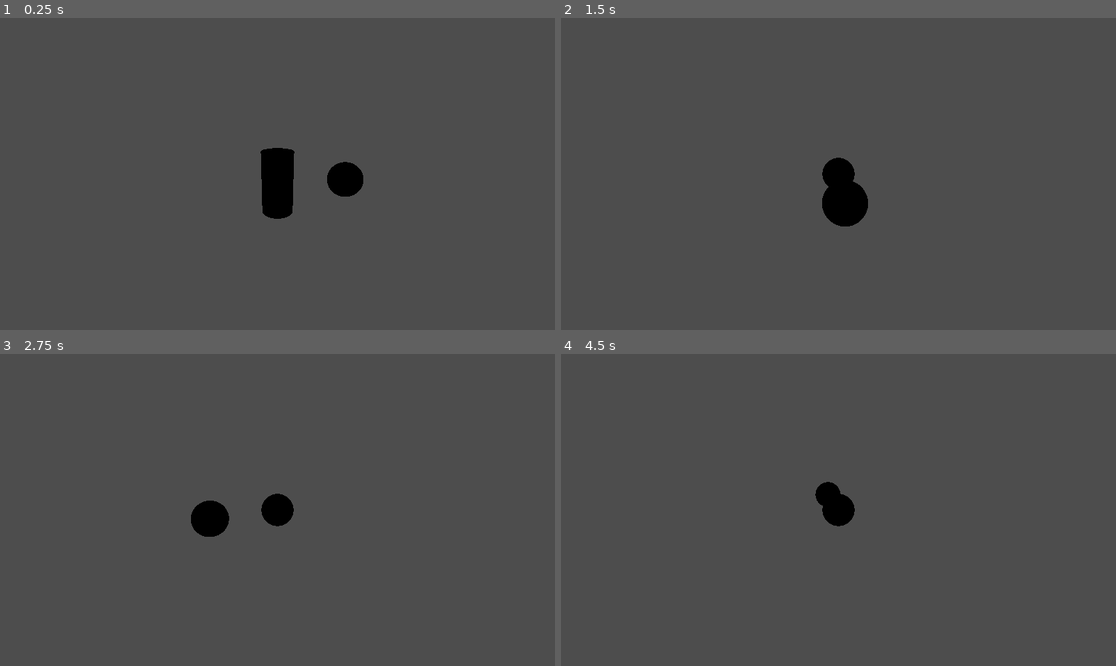
Above: before the commit, frames 1-4 (two rows, left to right).
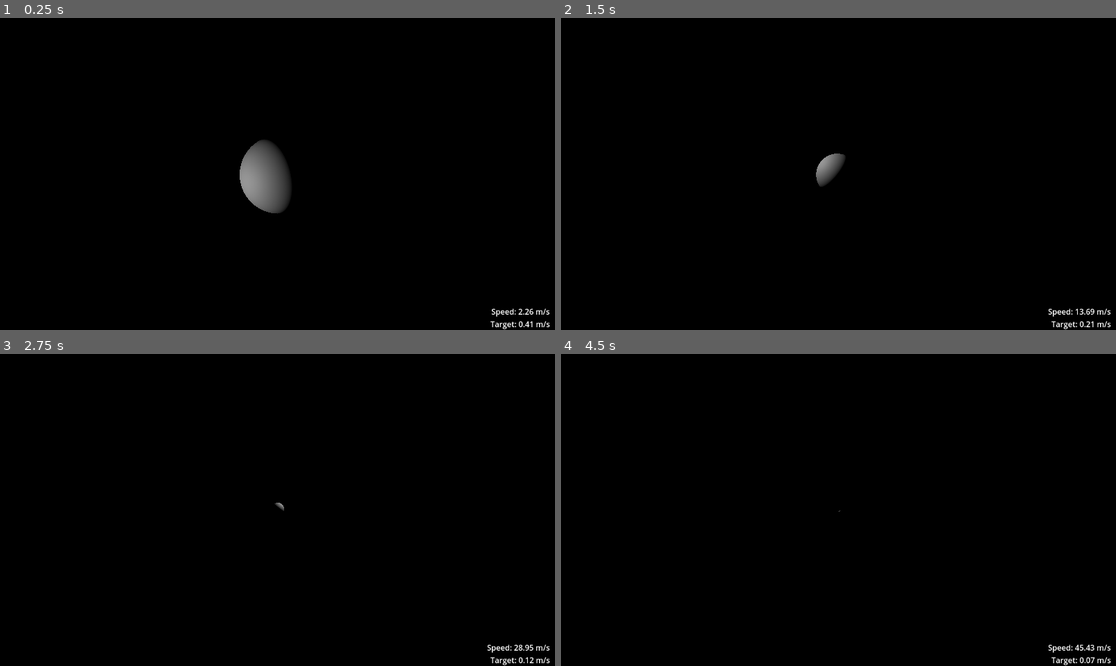
Above: after the commit, the same moments.

Repository: for-vibe/gravitsapa
Game: Godot game, scene res://Main.tscn
Same seed, same stepped clock (60 frames per second), same inputs: the game is played once before the commit and once after it.
Inputs:
- Up to frame 1 (0.25 s): no input
- Up to frame 2 (1.5 s): tap Enter (ui_accept) at 0.5, 1.35 s; hold Right (ui_right) 0.53-1.28 s; hold Enter (ui_accept) 0.53-1.28 s; hold Left (ui_left) from 1.28 s (still down)
- Up to frame 3 (2.75 s): tap Enter (ui_accept) at 1.52, 1.82 s; release Left (ui_left) at 2.03 s; hold Right (ui_right) from 2.03 s (still down); hold Enter (ui_accept) from 2.03 s (still down)
- Up to frame 4 (4.5 s): release Enter (ui_accept) at 2.78 s; tap Enter (ui_accept) at 2.85, 3.02, 3.32, 4.35 s; release Right (ui_right) at 3.53 s; hold Enter (ui_accept) 3.53-4.28 s; hold Left (ui_left) from 3.53 s (still down)

The runs differ from the first frame. In frame 1, 99% of the frame differs, in the area x 0-100%, y 0-100%; in frame 2, 99%; in frame 3, 99%; in frame 4, 99%.
Error before the commit: Parse Error: Function "add_central_force()" not found in base self. Did you mean to use "apply_central_force()"? (res://Rocket.gd:45)

Commit message:
Add camera functionality and improve rocket physics
- Implement Camera.gd to handle camera positioning and safety checks.
- Refactor Main.gd to simplify scene initialization and remove unnecessary camera logic.
- Enhance Rocket.gd with improved initialization, orbital velocity calculations, and speed display.
- Update project configuration and icon import settings.

Diff:
--- /dev/null
+++ b/Camera.gd
@@ -0,0 +1,41 @@
+extends Camera3D
+
+@onready var rocket = get_parent()
+@onready var planet = get_node("../../OrbitSphere")
+
+func _ready():
+	print("Camera script initialized")
+	# Add safety checks
+	if not rocket:
+		push_error("Camera: Rocket not found!")
+		return
+	if not planet:
+		print("Camera: Planet not found at '../../OrbitSphere', trying alternative paths...")
+		planet = get_node("/root/World/OrbitSphere")
+		if not planet:
+			planet = get_node("../OrbitSphere")
+			if not planet:
+				push_error("Camera: Planet not found! Camera will not work properly.")
+				return
+		else:
+			print("Camera: Planet found at /root/World/OrbitSphere")
+	else:
+		print("Camera: Planet found successfully at '../../OrbitSphere'")
+
+func _process(delta):
+	if not rocket or not planet:
+		return
+
+	if planet and is_instance_valid(planet) and rocket and is_instance_valid(rocket):
+		# Look at the center of the planet
+		look_at(planet.global_transform.origin, Vector3.UP)
+
+		# Optional: Adjust camera distance based on rocket speed
+		var speed = rocket.linear_velocity.length()
+		var base_distance = 5.0
+		var speed_factor = clamp(speed / 10.0, 0.5, 2.0)  # Adjust based on speed
+		var target_distance = base_distance * speed_factor
+
+		# Smooth camera positioning
+		var target_position = Vector3(0, 2, target_distance)
+		global_transform.origin = global_transform.origin.lerp(rocket.global_transform.origin + target_position, delta * 2.0)
--- a/Main.gd
+++ b/Main.gd
@@ -1,16 +1,8 @@
 extends Node3D
 
-@onready var orbit_sphere: Node3D = $OrbitSphere
-@export var radius: float = 2.0
-var angle := 0.0
+# Main script - simplified to avoid conflicts with rocket physics
 
 func _ready():
-    var camera := $Camera3D
-    camera.transform.origin = Vector3(0, 2, 6)
-    camera.look_at(Vector3.ZERO, Vector3.UP)
-
-func _process(delta):
-    angle += delta
-    var x = radius * cos(angle)
-    var z = radius * sin(angle)
-    orbit_sphere.position = Vector3(x, 0, z)
+	print("Main scene initialized")
+	# Camera is now handled by Camera.gd script attached to the camera itself
+	# OrbitSphere position is now static for gravity calculations
--- a/Main.tscn
+++ b/Main.tscn
@@ -1,30 +1,72 @@
-[gd_scene format=3]
+[gd_scene load_steps=7 format=3 uid="uid://dv5qq14p68rdc"]
 
-[ext_resource path="res://Main.gd" type="Script" id=1]
-[ext_resource path="res://Rocket.gd" type="Script" id=2]
+[ext_resource type="Script" path="res://Main.gd" id="1"]
+[ext_resource type="Script" path="res://Rocket.gd" id="2"]
+[ext_resource type="Script" path="res://Camera.gd" id="3"]
 
-[sub_resource type="SphereMesh" id=1]
+[sub_resource type="SphereMesh" id="2"]
+radius = 1.0
+height = 2.0
 
-[sub_resource type="SphereMesh" id=2]
+[sub_resource type="SphereMesh" id="1"]
+radius = 1.0
+height = 2.0
 
-[sub_resource type="CylinderMesh" id=3]
+[sub_resource type="CylinderMesh" id="3"]
+top_radius = 0.5
+bottom_radius = 0.5
+height = 2.0
+
+[sub_resource type="StandardMaterial3D" id="4"]
+albedo_color = Color(1, 0, 0, 1)
+
+[sub_resource type="CapsuleMesh" id="5"]
+material = SubResource("4")
+height = 2.0
+radius = 0.2
+
+[sub_resource type="Environment" id="6"]
+background_mode = 1
+background_color = Color(0, 0, 0, 1)
 
 [node name="World" type="Node3D"]
-script = ExtResource(1)
+script = ExtResource("1")
 
-[node name="CenterSphere" type="MeshInstance3D" parent="."]
-mesh = SubResource(2)
+[node name="WorldEnvironment" type="WorldEnvironment" parent="."]
+environment = SubResource("6")
+
+[node name="CenterLight" type="OmniLight3D" parent="."]
+light_color = Color(1, 1, 1, 1)
+light_energy = 2.0
+omni_range = 20.0
 
 [node name="OrbitSphere" type="MeshInstance3D" parent="."]
-mesh = SubResource(1)
-
-[node name="Camera3D" type="Camera3D" parent="."]
-transform = Transform3D(1, 0, 0, 0, 1, 0, 0, 0, 1, 0, 2, 6)
+transform = Transform3D(1, 0, 0, 0, 1, 0, 0, 0, 1, 3, 0, 0)
+mesh = SubResource("1")
 
 [node name="Rocket" type="RigidBody3D" parent="."]
-script = ExtResource(2)
-start_body = NodePath("OrbitSphere")
-target_body = NodePath("CenterSphere")
+script = ExtResource("2")
+start_body = NodePath("../OrbitSphere")
+target_body = NodePath("../OrbitSphere")
 
 [node name="Mesh" type="MeshInstance3D" parent="Rocket"]
-mesh = SubResource(3)
+mesh = SubResource("5")
+
+[node name="Camera3D" type="Camera3D" parent="Rocket"]
+transform = Transform3D(-1, 0, -8.74228e-08, 0, 1, 0, 8.74228e-08, 0, -1, 0, 2, 5)
+script = ExtResource("3")
+
+[node name="CanvasLayer" type="CanvasLayer" parent="."]
+
+[node name="SpeedLabel" type="Label" parent="CanvasLayer"]
+anchors_preset = 1
+anchor_left = 1.0
+anchor_top = 1.0
+anchor_right = 1.0
+anchor_bottom = 1.0
+offset_left = -200.0
+offset_top = -50.0
+offset_right = -10.0
+offset_bottom = -10.0
+text = "Speed: 0.00 m/s"
+horizontal_alignment = 2
--- a/Rocket.gd
+++ b/Rocket.gd
@@ -2,63 +2,145 @@
 
 # Rocket controlled by player and influenced by gravity of two bodies.
 
-const G = 1.0
+const G = 0.1  # Reduced for game units
 
 @export var start_body: Node3D
 @export var target_body: Node3D
 @export var mass_start: float = 1.0
-@export var mass_target: float = 10.0
+@export var mass_target: float = 5.0
 @export var target_radius: float = 1.0
 
 @export var thrust_force: float = 20.0
 @export var thrust_consumption: float = 1.0
 @export var rocket_mass: float = 1.0
 @export var fuel_max: float = 5.0
-@export var start_offset: Vector3 = Vector3(0, 0, 1.2)
+@export var start_offset: Vector3 = Vector3(0, 0, 1.5)
+
+@onready var speed_label: Label = get_node("../CanvasLayer/SpeedLabel")
 
 var fuel: float
 
 func _ready():
-    fuel = fuel_max
-    self.mass = rocket_mass
-    if start_body:
-        global_transform.origin = start_body.global_transform.origin + start_offset
-    if target_body:
-        look_at(target_body.global_transform.origin, Vector3.UP)
+	fuel = fuel_max
+	self.mass = rocket_mass
+
+	# Check if speed_label exists with fallback
+	if not speed_label:
+		print("SpeedLabel not found at '../CanvasLayer/SpeedLabel', trying alternative paths...")
+		speed_label = get_node("/root/World/CanvasLayer/SpeedLabel")
+		if not speed_label:
+			speed_label = get_node("../../../CanvasLayer/SpeedLabel")
+			if not speed_label:
+				push_error("SpeedLabel not found! Speed display will not work.")
+				speed_label = null
+			else:
+				print("SpeedLabel found at alternative path")
+		else:
+			print("SpeedLabel found at /root/World/CanvasLayer/SpeedLabel")
+	else:
+		print("SpeedLabel found successfully at '../CanvasLayer/SpeedLabel'")
+
+	print("Start body: ", start_body)
+	print("Target body: ", target_body)
+
+	if start_body and is_instance_valid(start_body):
+		var start_pos = start_body.global_transform.origin + start_offset
+		global_transform.origin = start_pos
+		print("Rocket positioned at: ", global_transform.origin, " (planet at: ", start_body.global_transform.origin, ")")
+	else:
+		print("ERROR: start_body not valid - rocket stays at origin")
+		print("Available nodes from rocket:")
+		for child in get_parent().get_children():
+			print("  - ", child.name)
+
+	if target_body and is_instance_valid(target_body):
+		look_at(target_body.global_transform.origin, Vector3.UP)
+		print("Target body found: ", target_body.name, " at ", target_body.global_transform.origin)
+	else:
+		print("ERROR: target_body not valid")
+
+	# Add initial orbital velocity
+	if target_body and is_instance_valid(target_body):
+		var direction_to_planet = (target_body.global_transform.origin - global_transform.origin).normalized()
+		var distance_to_planet = (target_body.global_transform.origin - global_transform.origin).length()
+
+		print("Distance to planet: ", distance_to_planet)
+
+		# Calculate first cosmic velocity: v = sqrt(G * M / R)
+		var orbital_speed = sqrt(G * mass_target / distance_to_planet)
+
+		# Reduce initial speed to prevent flying away
+		orbital_speed *= 0.8  # 80% of perfect orbital speed
+
+		var orbital_velocity = direction_to_planet.cross(Vector3.UP).normalized() * orbital_speed
+		linear_velocity = orbital_velocity
+		print("Initial orbital velocity set: ", orbital_speed, " m/s (", orbital_speed * 1.25, " m/s for perfect orbit)")
+	else:
+		print("ERROR: Cannot set orbital velocity - target_body not valid")
 
 func compute_gravity(p: Vector3, center: Vector3, mass_val: float) -> Vector3:
-    var dir = center - p
-    var dist_sq = dir.length_squared()
-    if dist_sq == 0.0:
-        return Vector3.ZERO
-    return G * mass_val / dist_sq * dir.normalized()
+	var dir = center - p
+	var dist_sq = dir.length_squared()
+	if dist_sq == 0.0:
+		return Vector3.ZERO
+
+	var distance = sqrt(dist_sq)
+	var force = G * mass_val / dist_sq  # F = G * M / r^2
+	var acceleration = force / rocket_mass  # a = F / m
+
+	return acceleration * dir.normalized()
 
 func _integrate_forces(state: PhysicsDirectBodyState3D) -> void:
-    var acc = Vector3.ZERO
-    var pos = global_transform.origin
+	var acc = Vector3.ZERO
+	var pos = global_transform.origin
 
-    if start_body:
-        acc += compute_gravity(pos, start_body.global_transform.origin, mass_start)
-    if target_body:
-        acc += compute_gravity(pos, target_body.global_transform.origin, mass_target)
+	# Only apply gravity from target_body (the planet we're orbiting)
+	if target_body and is_instance_valid(target_body):
+		acc += compute_gravity(pos, target_body.global_transform.origin, mass_target)
+		# Debug: print gravity force occasionally
+		if randf() < 0.002:  # Print ~0.2% of the time to avoid spam
+			print("Gravity acceleration: ", acc.length(), " at distance: ", (target_body.global_transform.origin - pos).length())
 
-    add_central_force(acc * mass)
+	apply_central_force(acc * mass)
 
-    if Input.is_action_pressed("ui_accept") and fuel > 0.0:
-        add_central_force(-global_transform.basis.z * thrust_force)
-        fuel = max(0.0, fuel - thrust_consumption * state.step)
+	if Input.is_action_pressed("ui_accept") and fuel > 0.0:
+		var thrust_direction = -global_transform.basis.z
+		apply_central_force(thrust_direction * thrust_force)
+		fuel = max(0.0, fuel - thrust_consumption * state.step)
+		print("Thrust applied, fuel remaining: ", fuel)
 
 func _physics_process(delta: float) -> void:
-    var rot_input := 0.0
-    if Input.is_action_pressed("ui_left"):
-        rot_input += 1.0
-    if Input.is_action_pressed("ui_right"):
-        rot_input -= 1.0
-    if rot_input != 0.0:
-        angular_velocity.y = rot_input * 1.5
-    else:
-        angular_velocity.y = 0.0
+	var rot_input := 0.0
+	if Input.is_action_pressed("ui_left"):
+		rot_input += 1.0
+	if Input.is_action_pressed("ui_right"):
+		rot_input -= 1.0
+	if rot_input != 0.0:
+		angular_velocity.y = rot_input * 1.5
+	else:
+		angular_velocity.y = 0.0
 
-    if target_body and (target_body.global_transform.origin - global_transform.origin).length() <= target_radius:
-        print("Victory: reached target")
-        set_physics_process(false)
+	# Update speed display - simplified
+	if speed_label:
+		var speed = linear_velocity.length()
+		speed_label.text = "Speed: %.2f m/s" % speed
+
+		# Debug info
+		if target_body and is_instance_valid(target_body):
+			var distance_to_planet = (target_body.global_transform.origin - global_transform.origin).length()
+			var target_orbital_speed = sqrt(G * mass_target / distance_to_planet)
+			speed_label.text += "\nTarget: %.2f m/s" % target_orbital_speed
+			speed_label.text += "\nDistance: %.2f" % distance_to_planet
+		else:
+			speed_label.text += "\nTarget: INVALID"
+			# Try to find target_body again
+			var found_target = get_node("../OrbitSphere")
+			if found_target:
+				target_body = found_target
+				print("Target body found dynamically: ", target_body.name)
+			else:
+				print("ERROR: Cannot find target body at ../OrbitSphere")
+
+	if target_body and is_instance_valid(target_body) and (target_body.global_transform.origin - global_transform.origin).length() <= target_radius:
+		print("Victory: reached target")
+		set_physics_process(false)
--- a/project.godot
+++ b/project.godot
@@ -1,12 +1,20 @@
 ; Engine configuration file.
+; It's best edited using the editor UI and not directly,
+; since the parameters that go here are not all obvious.
+;
+; Format:
+;   [section] ; section goes between []
+;   param=value ; assign values to parameters
 
 config_version=5
 
 [application]
+
 config/name="Orbit Spheres"
 run/main_scene="res://Main.tscn"
 config/features=PackedStringArray("4.4")
 config/icon="res://icon.png"
 
 [rendering]
+
 environment/default_environment="res://default_env.tres"
Not shown, added: Camera.gd.uid
Not shown, added: Main.gd.uid
Not shown, added: Rocket.gd.uid
Not shown, changed: icon.png.import
